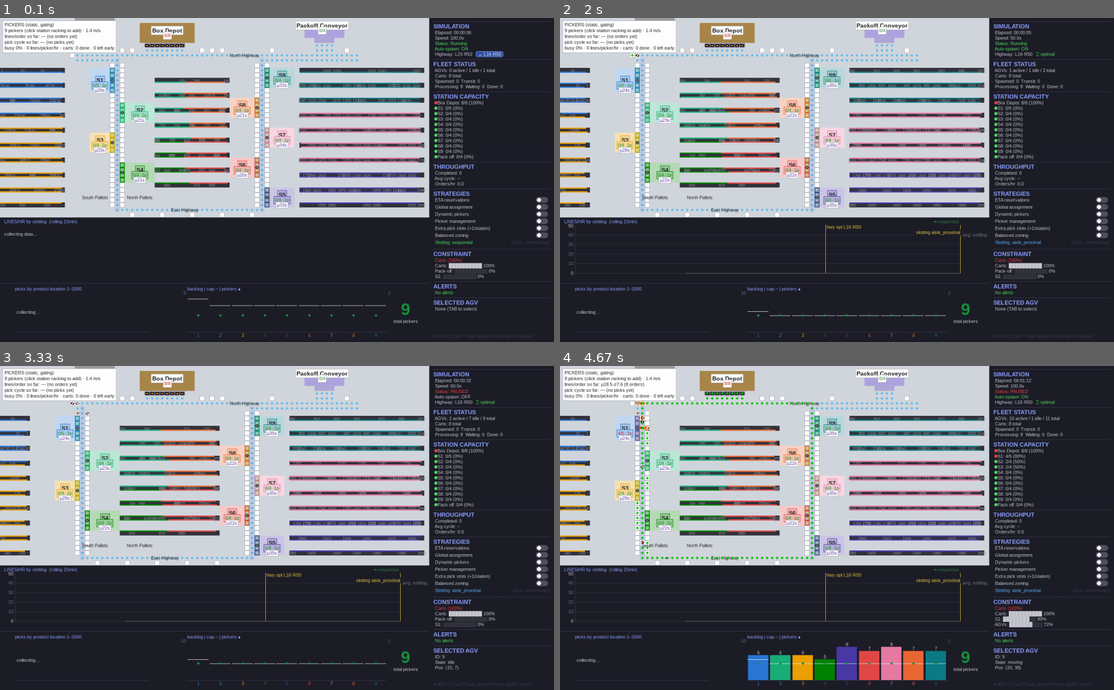
Above: before the commit, frames 1-4 (two rows, left to right).
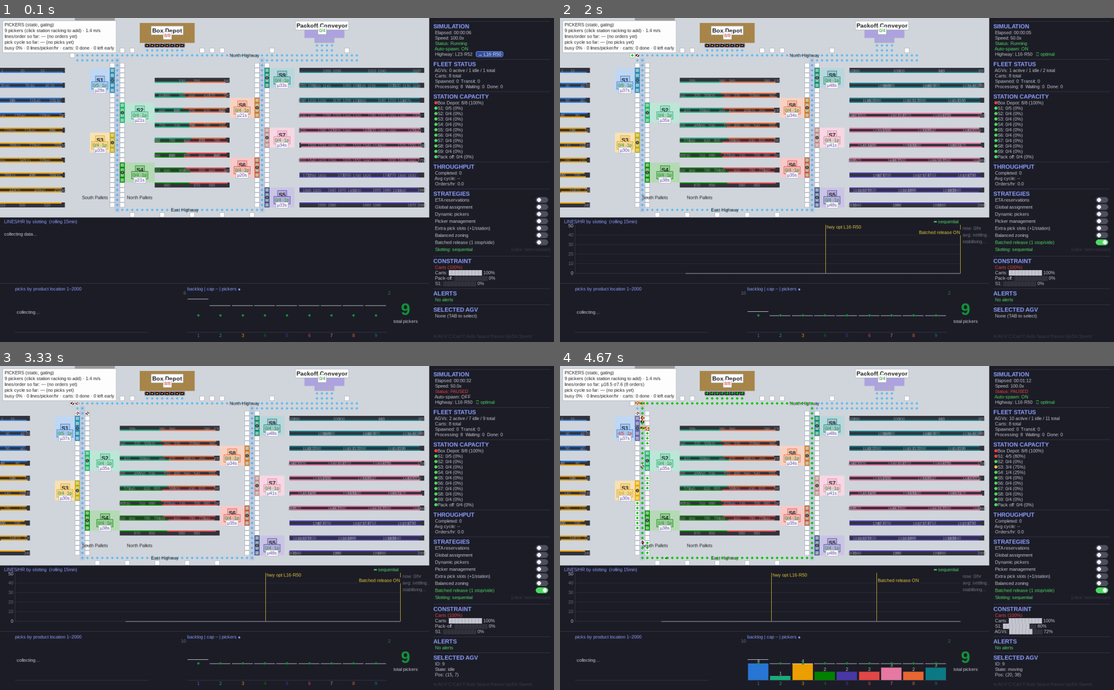
Above: after the commit, the same moments.

Repository: gompcc/WarehouseRepSim
Game: pygame game, started from agv_simulation/__main__.py
Same seed, same stepped clock (60 frames per second), same inputs: the game is played once before the commit and once after it.
Inputs (mouse positions are in pixels of both pictures, inside the frame that each line leads up to):
- Up to frame 1 (0.1 s): no input
- Up to frame 2 (2 s): hold Up 0.33-0.8 s; click "→ L16·R50" at 0.88 s; hold P 1.17-1.47 s; hold Down 1.17-1.47 s; tap Space at 1.23, 1.57 s; hold D 1.5-1.8 s; hold Down 1.5-1.8 s; click (1053, 241) at 1.88 s, where only the run after the commit has a clickable "Batched release (1 stop/side)"
- Up to frame 3 (3.33 s): hold Down 2.17-2.47 s; tap Space at 2.23, 2.57, 2.97 s; hold Up 2.5-2.87 s; hold Down 2.9-3.27 s; tap T at 3.05 s; hold A from 3.3 s (still down); hold Up from 3.3 s (still down)
- Up to frame 4 (4.67 s): tap Space every 0.33 s from 3.37 to 4.37 s; release A at 3.6 s; release Up at 3.6 s; hold Up 3.63-3.93 s; hold Down 3.97-4.27 s; tap T at 4.12 s; hold Up from 4.3 s (still down)

The runs differ from the first frame. In frame 1, 1.1% of the frame differs, in the area x 78-100%, y 68-93%; in frame 2, 2.9%; in frame 3, 2.9%; in frame 4, 5.2%, in the area x 0-100%, y 15-97%.

Commit message:
Zone-batched order release: one stop per side (~3 vs ~8 stations/order)
The stations-per-order lever (2-pager rec #4, next-queue #1): under flat
20-line orders every cart toured ~6.7 stations; batched release assigns
ALL of an order's same-side lines to ONE station on that side, rotated
by order id so load spreads across each side's stations instead of
collapsing onto the walk-optimal centroids.

- Catalog owns the policy (batch_release flag): batched_release_map()
  does the per-order assignment; station_avg_walk_s/longest_walk_m
  price the side-wide pick pool so picker auto-staffing and map labels
  stay honest (zone-based rates would systematically understaff).
- Order.__init__ consumes the map; classic zone derivation untouched
  when off. New Order.station_counts -> avg_stations_per_order in
  run_headless results (the headline metric).
- Plumbed: run_headless(batch_release=), Environment, GUI toggle
  'Batched release (1 stop/side)' with full-rebuild semantics like the
  zoning toggle.
- EXPERIMENT_DESIGN.md: stale 4-arm matrix counts fixed, flat-demand
  update noted (queue #5).

Verified: 130 tests green (7 new); default-config 1h seed-42 golden
EXACT match pre/post (19.999 o/hr, cycle 2209.405s, 570 picks); batched
smoke 1h: stations/order 6.71 -> 2.89, 20.0 -> 23.0 o/hr without mgmt.

Co-Authored-By: Claude Fable 5 <noreply@anthropic.com>

Diff:
--- a/agv_simulation/__main__.py
+++ b/agv_simulation/__main__.py
@@ -49,6 +49,7 @@
     picker_strategy: str,
     fleet_target: tuple[int, int],
     zoning: str = "nearest",
+    batch_release: bool = False,
 ) -> tuple[Environment, Dispatcher]:
     """Fresh deterministic world. Resetting the ID counters and re-seeding
     means order N is byte-identical in every world, so per-slotting runs
@@ -60,6 +61,7 @@
     set_order_book(ensure_order_book())
     env = Environment(
         slotting=slotting, zoning=zoning, picker_strategy=picker_strategy,
+        batch_release=batch_release,
     )
     verify_graph(env.graph, env.tiles)
     dispatcher = Dispatcher(env.tiles, strategies=strategies, pickers=env.pickers)
@@ -91,8 +93,9 @@
     # through the spawn tile.
     fleet_target: tuple[int, int] = (PRELOAD_AGV_COUNT, PRELOAD_CART_COUNT)
     zoning: str = "nearest"   # zone-ownership mode; "balanced" via toggle
+    batch_release: bool = False   # zone-batched order release via toggle
     env, dispatcher = _build_world(
-        "sequential", None, "static", fleet_target, zoning,
+        "sequential", None, "static", fleet_target, zoning, batch_release,
     )
     tiles = env.tiles
     graph = env.graph
@@ -194,7 +197,7 @@
         management = env.pickers.management
         env, dispatcher = _build_world(
             new_slotting, dispatcher.strategies, env.pickers.strategy,
-            fleet_target, zoning,
+            fleet_target, zoning, batch_release,
         )
         env.spawn_enabled = spawn_enabled
         env.pickers.management = management
@@ -450,6 +453,29 @@
                         "counts: %s", zoning,
                         {s: len(v) for s, v in sorted(
                             env.catalog.station_skus.items())},
+                    )
+                    continue
+                if clicked_toggle == "batch_release":
+                    batch_release = not batch_release
+                    state = "ON" if batch_release else "OFF"
+                    if env.sim_elapsed > 0:
+                        dispatcher.export_results(env.sim_elapsed, agvs, carts)
+                    # Orders' station derivation changes -> full rebuild
+                    # (same reset semantics as the zoning toggle); walk
+                    # stats and staffing rates re-derive side-wide.
+                    bank_curve()
+                    restart_world(env.catalog.slotting, keep_events=True)
+                    restart_marks.append(
+                        (picks_t_offset, f"batched release {state.lower()}")
+                    )
+                    strategy_events.append(
+                        (picks_t_offset, f"Batched release {state}")
+                    )
+                    logger.info(
+                        "[BatchRelease] -> %s — world restarted; orders now "
+                        "visit %s", state,
+                        "≤1 station per side (~3 stops)" if batch_release
+                        else "each line's zone station (~8 stops)",
                     )
                     continue
                 if clicked_toggle == "extra_slots":
--- a/agv_simulation/aisles.py
+++ b/agv_simulation/aisles.py
@@ -153,10 +153,11 @@
 
     def __init__(
         self, tiles: dict, slotting: str = "sequential",
-        zoning: str = "nearest",
+        zoning: str = "nearest", batch_release: bool = False,
     ) -> None:
         Catalog._build_seq += 1
         self.catalog_id = Catalog._build_seq
+        self.batch_release = batch_release
         if slotting not in SLOTTING_STRATEGIES:
             raise ValueError(
                 f"unknown slotting {slotting!r}; pick one of {SLOTTING_STRATEGIES}"
@@ -190,6 +191,9 @@
         self.station_side: dict[str, str] = {
             sid: _station_side(sx) for sid, (sx, _sy) in self.station_pos.items()
         }
+        self.side_stations: dict[str, list[str]] = {}
+        for sid in sorted(self.station_pos):
+            self.side_stations.setdefault(self.station_side[sid], []).append(sid)
         self._loc_station: dict[int, str] = {}
         self._loc_walk: dict[int, float] = {}
         if zoning == "balanced":
@@ -317,6 +321,37 @@
     def station_of(self, sku: int) -> str:
         return self.slots[sku].station
 
+    def side_skus(self, side: str) -> list[int]:
+        """All SKUs slotted on *side* (any zone) — the pool a station's
+        pickers draw from under batched release. Cached."""
+        if not hasattr(self, "_side_skus"):
+            out: dict[str, list[int]] = {}
+            for sku, slot in self.slots.items():
+                out.setdefault(slot.bank, []).append(sku)
+            for skus in out.values():
+                skus.sort()
+            self._side_skus = out
+        return self._side_skus.get(side, [])
+
+    def batched_release_map(self, skus: list[int], order_id: int) -> dict[int, str]:
+        """Zone-batched order release (2-pager recommendation #4): every
+        line on a side is assigned to ONE same-side station, so an order
+        visits at most one station per side (~3 stops instead of ~8 under
+        flat 20-line orders — the stations-per-order tax is set upstream
+        by the WMS, free to fix in software). The station rotates with the
+        order id: under flat demand the walk-optimal choice would send
+        every order to the same centroid station and saturate its 4-5
+        cart slots, so spreading orders across each side's stations keeps
+        every station's slots in play. Pickers legally reach any same-side
+        slot (they never cross the highway); the longer cross-zone walks
+        are priced by walk_distance/walk_time_seconds as usual."""
+        result: dict[int, str] = {}
+        for sku in skus:
+            side = self.slots[sku].bank
+            sids = self.side_stations[side]
+            result[sku] = sids[order_id % len(sids)]
+        return result
+
     # -- demand ------------------------------------------------------------
 
     def _weighted_sample(self, pool: list[int], n: int, rng) -> list[int]:
@@ -397,9 +432,22 @@
                     (self.walk_distance(sid, sku) for sku in skus),
                     default=0.0,
                 )
-                for sid, skus in self.station_skus.items()
+                for sid, skus in self._pick_pool().items()
             }
         return self._longest_walk
+
+    def _pick_pool(self) -> dict[str, list[int]]:
+        """The SKUs a station's pickers actually fetch: its zone normally,
+        its whole SIDE under batched release (an order's side batch lands
+        on any same-side station, so walk stats and the auto-staffing
+        service rate must price side-wide walks or management would
+        systematically understaff)."""
+        if self.batch_release:
+            return {
+                sid: self.side_skus(self.station_side[sid])
+                for sid in self.station_pos
+            }
+        return self.station_skus
 
     def station_avg_walk_s(self) -> dict[str, float]:
         """Popularity-weighted mean pick-cycle time (s) per station: the
@@ -408,7 +456,7 @@
         of ``demand_weighted_walk_m``. Shown on the map (``μNNs``). Cached."""
         if not hasattr(self, "_station_avg_walk"):
             out: dict[str, float] = {}
-            for sid, skus in self.station_skus.items():
+            for sid, skus in self._pick_pool().items():
                 total_w = 0.0
                 total_t = 0.0
                 for sku in skus:
@@ -564,10 +612,13 @@
 
 def init_catalog(
     tiles: dict, slotting: str = "sequential", zoning: str = "nearest",
+    batch_release: bool = False,
 ) -> Catalog:
     """Build (or rebuild) the catalog from the live tile map."""
     global _catalog
-    _catalog = Catalog(tiles, slotting=slotting, zoning=zoning)
+    _catalog = Catalog(
+        tiles, slotting=slotting, zoning=zoning, batch_release=batch_release,
+    )
     return _catalog
 
 
--- a/agv_simulation/environment.py
+++ b/agv_simulation/environment.py
@@ -84,6 +84,7 @@
         zoning: str = "nearest",
         picker_strategy: str = "static",
         picker_management: bool = False,
+        batch_release: bool = False,
         layout: HighwayLayout | None = None,
     ) -> None:
         # Dynamic highway: an explicit layout is installed as the active
@@ -96,7 +97,10 @@
         self.graph = build_graph(self.tiles)
         # 2000-SKU aisle catalog (PRD §14); slotting picks the SKU placement
         # strategy (sequential / aisle_proximal / fibonacci)
-        self.catalog = init_catalog(self.tiles, slotting=slotting, zoning=zoning)
+        self.catalog = init_catalog(
+            self.tiles, slotting=slotting, zoning=zoning,
+            batch_release=batch_release,
+        )
         # Pickers (PRD §14.9); strategy: static station-bound vs dynamic
         # two-pool labour sharing (outer ring / central island toggle)
         self.pickers = PickerManager(
--- a/agv_simulation/headless.py
+++ b/agv_simulation/headless.py
@@ -29,6 +29,7 @@
     Cart._next_id = 1
     Order._next_id = 1
     Order.sizes = []
+    Order.station_counts = []
     Job._next_id = 1
     Picker._next_id = 1
 
@@ -53,6 +54,7 @@
     highway: tuple[int, int] | None = None,
     picker_management: bool = False,
     extra_slots: bool = False,
+    batch_release: bool = False,
 ) -> dict:
     """Run the simulation without pygame, using a fixed timestep.
 
@@ -106,7 +108,8 @@
     env = Environment(
         event_jsonl=event_jsonl, slotting=slotting, zoning=zoning,
         picker_strategy=picker_strategy,
-        picker_management=picker_management, layout=layout,
+        picker_management=picker_management, batch_release=batch_release,
+        layout=layout,
     )
     env.agv_preload_remaining = num_agvs
     env.preload_remaining = num_carts
@@ -209,9 +212,14 @@
         "highway": (layout.left_col, layout.right_col),
         "extra_slots": layout.extra_slots,
         "picker_management": picker_management,
+        "batch_release": batch_release,
         "order_book": order_book,
         "completed_orders": completed,
         "orders_per_hour": orders_per_hour,
+        "avg_stations_per_order": (
+            sum(Order.station_counts) / len(Order.station_counts)
+            if Order.station_counts else 0.0
+        ),
         "avg_cycle_time": avg_cycle,
         "cycle_times": cycle_times,
         "order_completion_times": list(dispatcher.order_completion_times),
@@ -232,8 +240,9 @@
         os.makedirs(os.path.dirname(results_json) or ".", exist_ok=True)
         metadata_keys = ("num_agvs", "num_carts", "seed", "strategies",
                         "slotting", "zoning", "picker_strategy",
-                        "picker_management", "highway", "extra_slots",
-                        "sim_duration", "total_ticks", "wall_clock_seconds")
+                        "picker_management", "batch_release", "highway",
+                        "extra_slots", "sim_duration", "total_ticks",
+                        "wall_clock_seconds")
         payload = {
             "metadata": {k: result[k] for k in metadata_keys},
             "summary": {
--- a/agv_simulation/models.py
+++ b/agv_simulation/models.py
@@ -95,6 +95,10 @@
     # Sizes of every order created this run (live lines/order stats in the
     # GUI); reset with the ID counters at world build.
     sizes: list[int] = []
+    # Station-visit count of every order created this run — THE metric the
+    # batched-release lever attacks (~8 under flat 20-line orders, ~3
+    # batched); reset with the ID counters at world build.
+    station_counts: list[int] = []
 
     def __init__(self) -> None:
         self.order_id: int = Order._next_id
@@ -118,15 +122,25 @@
             # orders, which is what makes slotting strategies matter.
             skus = catalog.sample_skus(n_lines, rng)
 
+        # Zone-batched release: one station per side takes ALL of this
+        # order's lines on that side (~3 stops instead of ~8) — see
+        # Catalog.batched_release_map. Off: each line goes to its zone's
+        # station (the classic derivation).
+        station_for = (
+            catalog.batched_release_map(skus, self.order_id)
+            if catalog.batch_release else None
+        )
         self.lines: list[int] = []                     # flat SKU ids, one per line
         self.skus_by_station: dict[int, list[int]] = {}
         for sku in skus:
-            num = int(catalog.station_of(sku)[1:])
+            sid = station_for[sku] if station_for else catalog.station_of(sku)
+            num = int(sid[1:])
             self.skus_by_station.setdefault(num, []).append(sku)
             self.lines.append(sku)
 
         Order.sizes.append(len(self.lines))
         self.stations_to_visit: list[int] = sorted(self.skus_by_station)
+        Order.station_counts.append(len(self.stations_to_visit))
         self.completed_stations: list[int] = []
         self.picked_skus: set[int] = set()
         self.packed: bool = False  # True once the cart has reached Pack-off
--- a/agv_simulation/renderer.py
+++ b/agv_simulation/renderer.py
@@ -631,6 +631,20 @@
             px + 8, y - 2, PANEL_WIDTH - 16, 16,
         )
         y += 17
+        # Batched release: one station per side takes ALL of an order's
+        # lines on that side (~3 stops instead of ~8; rebuild)
+        try:
+            on = _get_cat().batch_release
+        except Exception:
+            on = False
+        color = PANEL_GREEN if on else PANEL_TEXT
+        txt = font_sm.render("  Batched release (1 stop/side)", True, color)
+        surface.blit(txt, (px + 8, y))
+        _draw_toggle_switch(surface, px + PANEL_WIDTH - 44, y - 1, on)
+        toggle_rects["batch_release"] = pygame.Rect(
+            px + 8, y - 2, PANEL_WIDTH - 16, 16,
+        )
+        y += 17
         # Slotting strategy: clicking cycles to the next arm and RESTARTS
         # the sim (products move, so the world must rebuild)
         from .aisles import get_catalog
--- /dev/null
+++ b/tests/test_batch_release.py
@@ -0,0 +1,124 @@
+"""Zone-batched order release: ONE station per side takes all of an
+order's lines on that side (~3 stops instead of ~8 under flat 20-line
+orders). The stations-per-order lever — 2-pager recommendation #4: the
+tax is set upstream by the WMS, free to fix in software.
+"""
+
+import pytest
+
+from agv_simulation.aisles import init_catalog
+from agv_simulation.map_builder import build_map
+from agv_simulation.models import Order, set_order_book, set_order_seed
+
+SIDE_GROUPS = {
+    "west": {"S1", "S3"},
+    "central": {"S2", "S4", "S6", "S8"},
+    "east": {"S5", "S7", "S9"},
+}
+
+
+@pytest.fixture
+def fresh_orders():
+    """Deterministic sampled orders (no book) with reset id counters."""
+    set_order_book(None)
+    set_order_seed(42)
+    Order._next_id = 1
+    Order.sizes = []
+    Order.station_counts = []
+    yield
+    set_order_seed(None)
+
+
+def _visited_ids(order) -> set[str]:
+    return {f"S{n}" for n in order.stations_to_visit}
+
+
+def test_off_by_default_and_matches_zone_derivation(fresh_orders):
+    cat = init_catalog(build_map())
+    assert cat.batch_release is False
+    order = Order()
+    for num, skus in order.skus_by_station.items():
+        for sku in skus:
+            assert cat.station_of(sku) == f"S{num}"
+
+
+def test_batched_visits_at_most_one_station_per_side(fresh_orders):
+    init_catalog(build_map(), batch_release=True)
+    for _ in range(30):
+        order = Order()
+        visited = _visited_ids(order)
+        for side, group in SIDE_GROUPS.items():
+            assert len(visited & group) <= 1, (side, visited)
+        assert len(order.stations_to_visit) <= 3
+        # every sampled line survives the re-bucketing
+        rebucketed = sorted(
+            s for skus in order.skus_by_station.values() for s in skus
+        )
+        assert rebucketed == sorted(order.lines)
+
+
+def test_batched_release_map_never_crosses_the_highway(fresh_orders):
+    cat = init_catalog(build_map(), batch_release=True)
+    skus = list(cat.slots)[::97]  # a spread of the catalog
+    assignment = cat.batched_release_map(skus, order_id=7)
+    for sku, sid in assignment.items():
+        assert cat.station_side[sid] == cat.slots[sku].bank
+
+
+def test_batched_cuts_stations_per_order(fresh_orders):
+    init_catalog(build_map())
+    for _ in range(20):
+        Order()
+    baseline = sum(Order.station_counts) / len(Order.station_counts)
+
+    Order._next_id = 1
+    Order.station_counts = []
+    init_catalog(build_map(), batch_release=True)
+    for _ in range(20):
+        Order()
+    batched = sum(Order.station_counts) / len(Order.station_counts)
+
+    assert baseline > 6.0   # flat 20-line orders tour most stations
+    assert batched <= 3.0   # at most one stop per side
+    assert Order.sizes  # lines stat still recorded
+
+
+def test_rotation_spreads_orders_across_all_stations(fresh_orders):
+    cat = init_catalog(build_map(), batch_release=True)
+    hit: set[str] = set()
+    for _ in range(24):  # lcm(2, 4, 3) = 12 order ids; 24 for safety
+        hit |= _visited_ids(Order())
+    assert hit == set(cat.station_pos), hit
+
+
+def test_rotation_is_deterministic(fresh_orders):
+    cat = init_catalog(build_map(), batch_release=True)
+    skus = list(cat.slots)[:50]
+    assert cat.batched_release_map(skus, 5) == cat.batched_release_map(skus, 5)
+    # different order ids rotate same-side choices
+    a = set(cat.batched_release_map(skus, 5).values())
+    b = set(cat.batched_release_map(skus, 6).values())
+    assert a != b
+
+
+def test_walk_stats_price_side_wide_pools():
+    zone_cat = init_catalog(build_map())
+    zone_avg = dict(zone_cat.station_avg_walk_s())
+    zone_far = dict(zone_cat.longest_walk_m())
+
+    batch_cat = init_catalog(build_map(), batch_release=True)
+    batch_avg = batch_cat.station_avg_walk_s()
+    batch_far = batch_cat.longest_walk_m()
+
+    for sid in zone_avg:
+        # a station's pickers now roam the whole side: expected pick time
+        # and worst-case walk can only grow vs the own-zone pool
+        assert batch_avg[sid] >= zone_avg[sid] - 1e-9, sid
+        assert batch_far[sid] >= zone_far[sid] - 1e-9, sid
+    # every same-side station prices the identical side-wide worst case
+    for group in SIDE_GROUPS.values():
+        pool_sizes = {
+            len(batch_cat.side_skus(batch_cat.station_side[sid]))
+            for sid in group
+        }
+        assert len(pool_sizes) == 1
Not shown, changed: experiments/EXPERIMENT_DESIGN.md
Not shown, changed: tasks/todo.md
